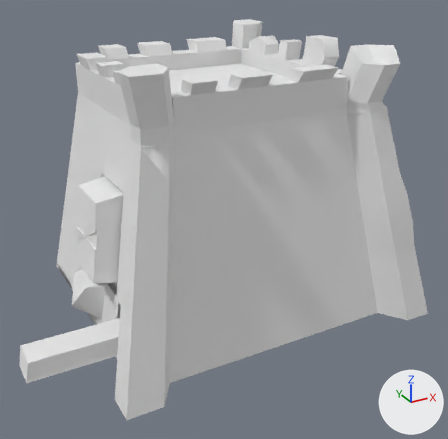
A saved change to the OBJ model Assets/Models/Castle.obj.
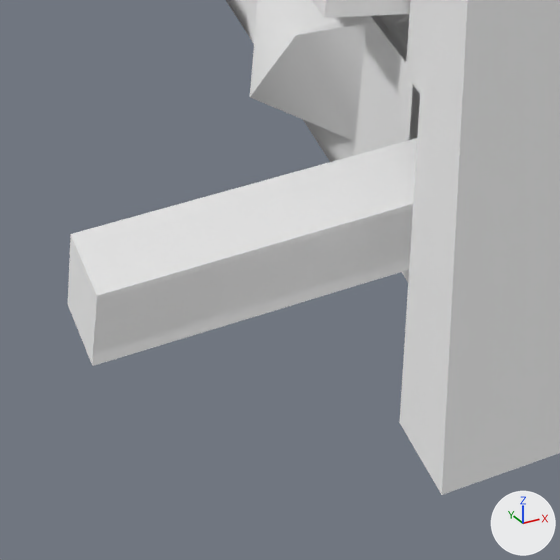
There are two pictures of each version: one whole from a 50 mm camera at (-19.8, -36.9, 8.8) aimed at (-0.8, -2.5, -8.4), one close up on the part from 0% to 36% of the width and 63% to 100% of the height. Lighting does not change. The marker at lower right points along +X, +Y and +Z. Where no turn or scale is listed for an object, it has been applied to the vertices.

In view in the first close-up: 'Castle'.
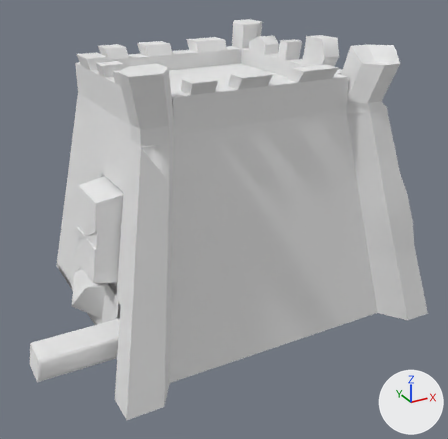
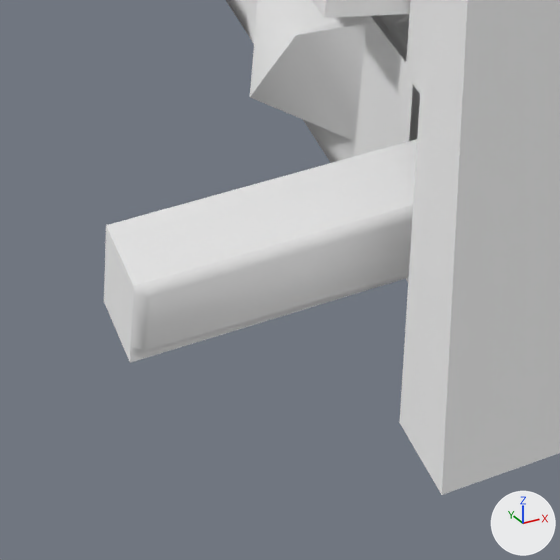
The change, as JSON lines over the scene's bpy script:
```json
{"block": "me_castle", "where": "# used by ob_castle; location = (0.0, 0.0, 0.0)"}
{"op": "remove", "block": "me_castle", "code": "me_castle.from_pydata(...)  # 2822 vertices, 5632 faces; spans x -16.0..10.3, y -11.6..11.6, z -14.6..3.4"}
{"op": "add", "block": "me_castle", "code": "me_castle.from_pydata(...)  # 2821 vertices, 5629 faces; spans x -15.4..10.3, y -11.6..11.6, z -14.6..3.4"}
{"block": "me_castle", "change": "me_castle part 1"}
{"block": "me_castle", "change": "1 vertex is removed from x -10.1, y -8.0, z -12.8"}
{"block": "me_castle", "change": "3 faces are deleted"}
{"block": "me_castle", "change": "14 vertices in x -9.7..-9.5, y -8.2..-3.2, z -14.4..-13.0 move by (0.8, 0.0, 0.0)"}
{"block": "me_castle", "change": "9 vertices in x -15.9..-15.7, y -7.8..-6.0, z -12.8..-12.6 move by (0.5, 0.0, -0.1)"}
{"block": "me_castle", "change": "6 vertices in x -16.0..-15.8, y -7.9..-6.1, z -12.9 move by (0.6, 0.0, -0.1)"}
{"block": "me_castle", "change": "6 vertices in x -15.7..-15.5, y -7.7..-5.9, z -11.7 move by (0.5, 0.0, 0.0)"}
{"block": "me_castle", "change": "5 vertices in x -9.5, y -8.0..-3.2, z -13.2 move by (0.7, 0.0, 0.0)"}
{"block": "me_castle", "change": "4 vertices in x -9.5..-9.4, y -6.0..-3.1, z -12.8..-12.6 move by (0.0, 0.0, -0.1)"}
{"block": "me_castle", "change": "13 vertices move from x -15.8..-9.2, y -7.9..-5.9, z -12.9..-11.8 to x -15.2..-8.6, y -8.1..-5.9, z -13.0..-11.8"}
```

What differs and where, as boxes (x1, y1, x2, y2) in the close-ups (560 x 560 px):
```json
{"object": "Castle", "change": "reshaped", "before": [68, 0, 560, 495], "after": [104, 0, 560, 495]}
{"part": 1, "of": "me_castle", "change": "cut back", "before": [68, 36, 420, 366], "after": [104, 36, 420, 363]}
```
